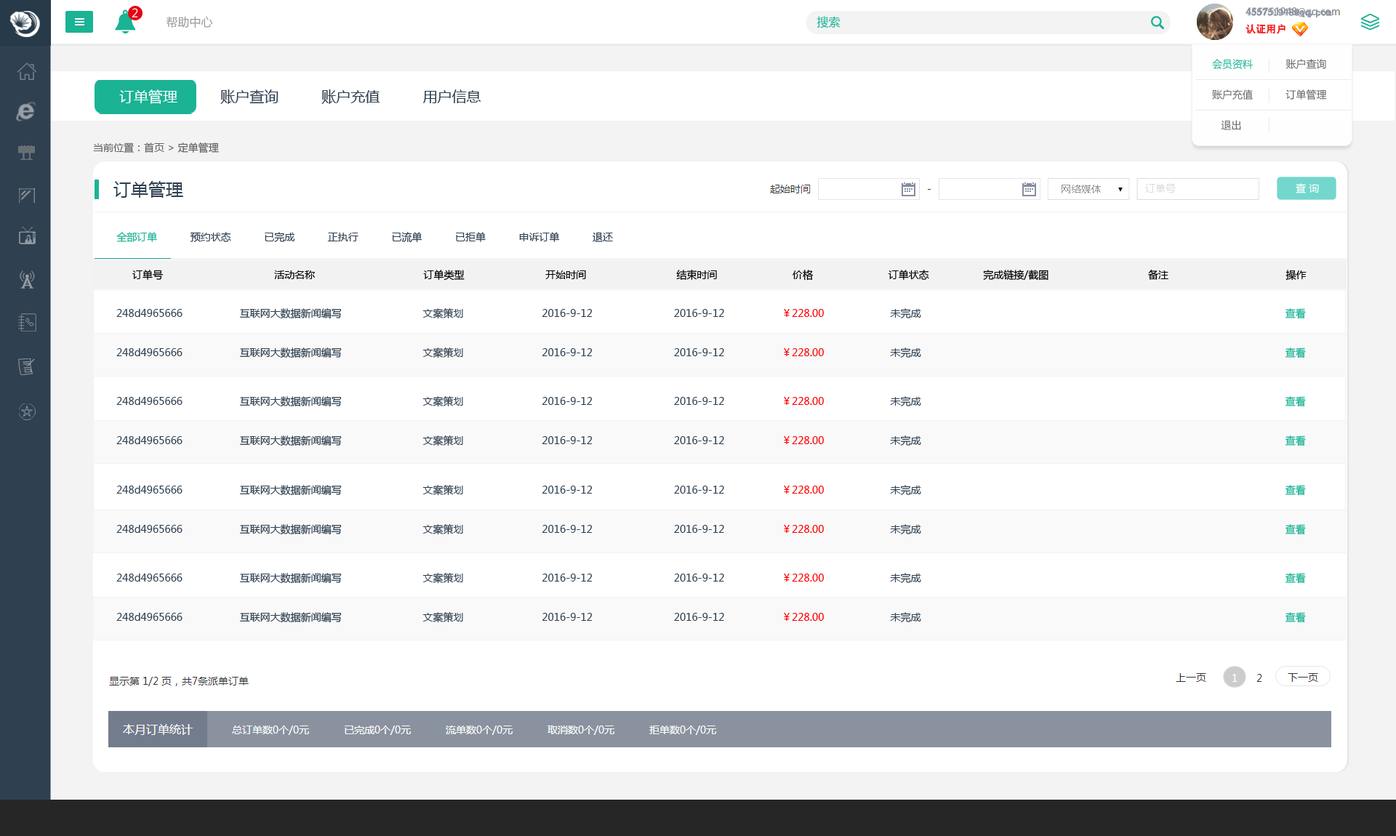
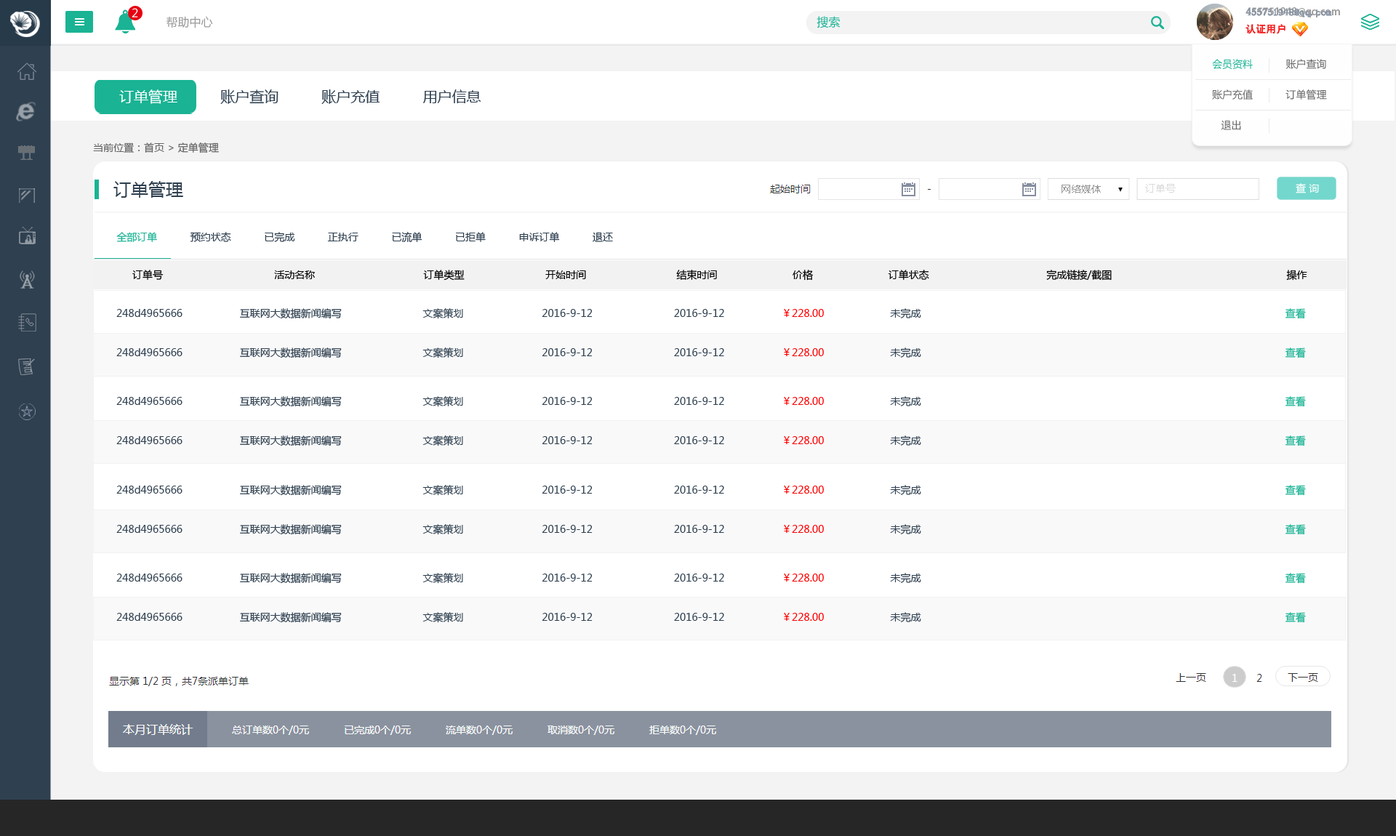
Layered file, before and after one edit (1396 x 836). Changes by layer:
painted on "订单号 活动名称" over (983, 269, 1308, 281)
